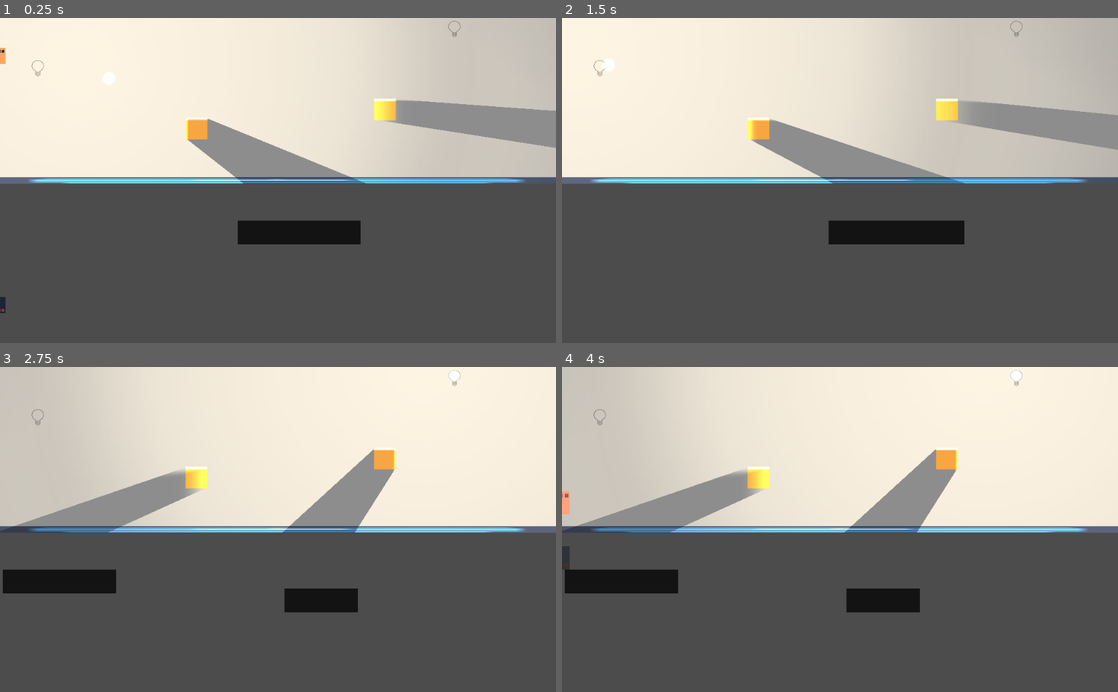
Above: before the commit, frames 1-4 (two rows, left to right).
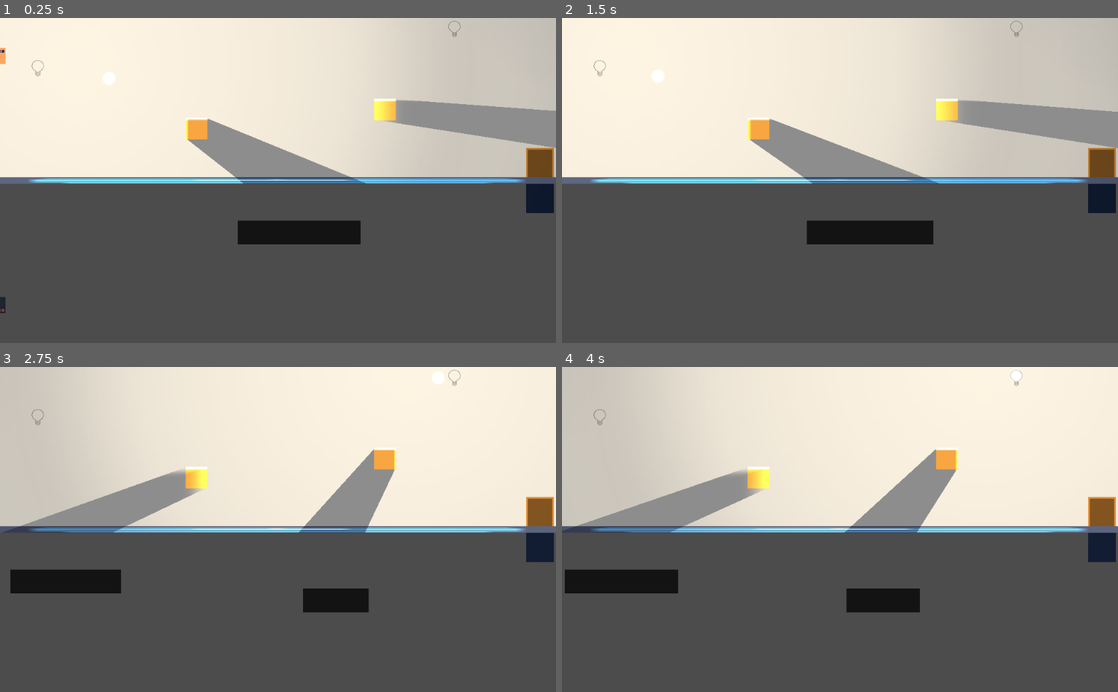
Above: after the commit, the same moments.

Repository: gramozilho/More-Than-Meets-The-Eye-GWJ14
Game: Godot game, scene res://Main.tscn
Same seed, same stepped clock (60 frames per second), same inputs: the game is played once before the commit and once after it. The engine's default icon, where the game draws it, is replaced by a stand-in: a white triangle on a blue panel in a dark square.
Inputs (mouse positions are in pixels of both pictures, inside the frame that each line leads up to):
- Up to frame 1 (0.25 s): no input
- Up to frame 2 (1.5 s): tap Enter (ui_accept) at 0.5, 0.77 s; move the mouse to (600, 66) at 0.52 s; press the mouse at (600, 66) at 0.53 s; hold D (right) from 0.53 s (still down); move the mouse to (1017, 27) at 1.27 s; release the mouse at (1017, 27) at 1.28 s; click (1017, 27) at 1.35 s
- Up to frame 3 (2.75 s): tap Enter (ui_accept) at 1.52 s; move the mouse to (333, 458) at 2.02 s; release D (right) at 2.03 s; press the mouse at (333, 458) at 2.03 s; hold A (left) from 2.03 s (still down)
- Up to frame 4 (4 s): move the mouse to (812, 594) at 2.77 s; release A (left) at 2.78 s; release the mouse at (812, 594) at 2.78 s; hold D (right) from 2.78 s (still down); click (812, 594) at 2.85 s; tap Enter (ui_accept) at 3.02, 3.77 s; move the mouse to (1006, 578) at 3.52 s; press the mouse at (1006, 578) at 3.53 s

The runs differ from the first frame. In frame 1, 0.9% of the frame differs, in the area x 94-100%, y 39-61%; in frame 2, 2.8%, in the area x 7-100%, y 12-70%; in frame 3, 2.4%; in frame 4, 1.1%.

Commit message:
Door added

Diff:
--- /dev/null
+++ b/Door.gd
@@ -0,0 +1,17 @@
+extends Area2D
+
+
+func _ready():
+	var viewport_size = get_viewport().size
+	$Shadow.global_position.y = viewport_size.y - $DoorFrame.global_position.y
+
+
+func _on_Door_body_entered(body):
+	if body.is_in_group('player'):
+		$AnimationPlayer.play("Open")
+		body.enter_door()
+
+
+func _on_AnimationPlayer_animation_finished(anim_name):
+	if anim_name == "Open":
+		pass
--- /dev/null
+++ b/Door.tscn
@@ -0,0 +1,62 @@
+[gd_scene load_steps=5 format=2]
+
+[ext_resource path="res://Door.gd" type="Script" id=1]
+[ext_resource path="res://Assets/colors.PNG" type="Texture" id=2]
+
+[sub_resource type="Animation" id=1]
+resource_name = "Open"
+length = 0.5
+tracks/0/type = "value"
+tracks/0/path = NodePath("SlideDoor:scale")
+tracks/0/interp = 1
+tracks/0/loop_wrap = true
+tracks/0/imported = false
+tracks/0/enabled = true
+tracks/0/keys = {
+"times": PoolRealArray( 0, 0.5 ),
+"transitions": PoolRealArray( 1, 1 ),
+"update": 0,
+"values": [ Vector2( 1, 1 ), Vector2( 0.1, 1 ) ]
+}
+
+[sub_resource type="RectangleShape2D" id=2]
+extents = Vector2( 2.73513, 17.0453 )
+
+[node name="Door" type="Area2D"]
+script = ExtResource( 1 )
+
+[node name="DoorFrame" type="Sprite" parent="."]
+modulate = Color( 0.533333, 0.533333, 0.533333, 1 )
+position = Vector2( 0, -1 )
+texture = ExtResource( 2 )
+region_enabled = true
+region_rect = Rect2( 460, 550, 34, 38 )
+
+[node name="Shadow" type="Sprite" parent="."]
+modulate = Color( 0.533333, 0.533333, 0.533333, 1 )
+position = Vector2( 0, -1 )
+z_index = -1
+texture = ExtResource( 2 )
+region_enabled = true
+region_rect = Rect2( 0, 0, 34, 38 )
+
+[node name="BeyondDoor" type="Sprite" parent="."]
+texture = ExtResource( 2 )
+region_enabled = true
+region_rect = Rect2( 460, 550, 30, 36 )
+
+[node name="SlideDoor" type="Sprite" parent="."]
+modulate = Color( 0.305882, 0.305882, 0.305882, 1 )
+position = Vector2( 15, 0 )
+texture = ExtResource( 2 )
+offset = Vector2( -15, 0 )
+region_enabled = true
+region_rect = Rect2( 460, 550, 30, 36 )
+
+[node name="AnimationPlayer" type="AnimationPlayer" parent="."]
+anims/Open = SubResource( 1 )
+
+[node name="CollisionShape2D" type="CollisionShape2D" parent="."]
+shape = SubResource( 2 )
+[connection signal="body_entered" from="." to="." method="_on_Door_body_entered"]
+[connection signal="animation_finished" from="AnimationPlayer" to="." method="_on_AnimationPlayer_animation_finished"]
--- a/Light.gd
+++ b/Light.gd
@@ -35,5 +35,5 @@
 
 	# else, tween to location
 	else:
-		$TweenLight.interpolate_property(self, "position", global_position, destination, 0.5, Tween.TRANS_QUINT, Tween.EASE_IN_OUT)
+		$TweenLight.interpolate_property(self, "position", global_position, destination, 2, Tween.TRANS_QUINT, Tween.EASE_IN_OUT)
 	$TweenLight.start()
--- a/Main.tscn
+++ b/Main.tscn
@@ -8,6 +8,7 @@
 [ext_resource path="res://Assets/bg.png" type="Texture" id=6]
 [ext_resource path="res://Main.gd" type="Script" id=7]
 [ext_resource path="res://Lamp.tscn" type="PackedScene" id=8]
+[ext_resource path="res://Door.tscn" type="PackedScene" id=9]
 
 [node name="Main" type="Node2D"]
 script = ExtResource( 7 )
@@ -15,6 +16,7 @@
 [node name="WhiteBg" type="Sprite" parent="."]
 position = Vector2( 522.069, 127.621 )
 scale = Vector2( -9.19506, 2.69885 )
+z_index = -1
 texture = ExtResource( 6 )
 
 [node name="Border" parent="." instance=ExtResource( 1 )]
@@ -44,4 +46,9 @@
 
 [node name="Lamp2" parent="." instance=ExtResource( 8 )]
 position = Vector2( 836.843, 15.7895 )
+
+[node name="Door" parent="." instance=ExtResource( 9 )]
+position = Vector2( 994.068, 270.075 )
+scale = Vector2( 1.5, 1.5 )
+z_index = -1
 [connection signal="light_position" from="Light" to="." method="_on_Light_light_position"]
--- a/Player.gd
+++ b/Player.gd
@@ -1,4 +1,6 @@
 extends KinematicBody2D
+
+signal next_level
 
 const MOVE_SPEED = 400
 const JUMP_FORCE = 600
@@ -83,3 +85,14 @@
 func die():
 	$AnimationPlayer.play("die")
 	state = "die"
+
+func enter_door():
+	state = "freeze"
+	$AnimationPlayer.play('enter_door')
+
+
+func _on_AnimationPlayer_animation_finished(anim_name):
+	if anim_name == "die":
+		pass
+	elif anim_name == "next_level":
+		emit_signal('next_level')
--- a/Player.tscn
+++ b/Player.tscn
@@ -34,7 +34,36 @@
 "values": [ Vector2( 1, 1 ), Vector2( 2, 2 ) ]
 }
 
-[node name="Player" type="KinematicBody2D"]
+[sub_resource type="Animation" id=3]
+resource_name = "enter_door"
+tracks/0/type = "value"
+tracks/0/path = NodePath(".:scale")
+tracks/0/interp = 1
+tracks/0/loop_wrap = true
+tracks/0/imported = false
+tracks/0/enabled = true
+tracks/0/keys = {
+"times": PoolRealArray( 0, 1 ),
+"transitions": PoolRealArray( 1, 1 ),
+"update": 0,
+"values": [ Vector2( 1, 1 ), Vector2( 0.8, 0.8 ) ]
+}
+tracks/1/type = "value"
+tracks/1/path = NodePath(".:modulate")
+tracks/1/interp = 1
+tracks/1/loop_wrap = true
+tracks/1/imported = false
+tracks/1/enabled = true
+tracks/1/keys = {
+"times": PoolRealArray( 0, 1 ),
+"transitions": PoolRealArray( 1, 1 ),
+"update": 0,
+"values": [ Color( 1, 1, 1, 1 ), Color( 1, 1, 1, 0 ) ]
+}
+
+[node name="Player" type="KinematicBody2D" groups=[
+"player",
+]]
 script = ExtResource( 2 )
 
 [node name="CollisionBody" type="CollisionShape2D" parent="."]
@@ -86,6 +115,7 @@
 
 [node name="AnimationPlayer" type="AnimationPlayer" parent="."]
 anims/die = SubResource( 2 )
+anims/enter_door = SubResource( 3 )
 
 [node name="GraceDown" type="Timer" parent="."]
 wait_time = 0.1
@@ -94,3 +124,4 @@
 [node name="GraceUp" type="Timer" parent="."]
 wait_time = 0.1
 one_shot = true
+[connection signal="animation_finished" from="AnimationPlayer" to="." method="_on_AnimationPlayer_animation_finished"]
Not shown: 1 places in Main.tscn that only renumber resources
Not shown: 1 places in Player.tscn that only renumber resources
